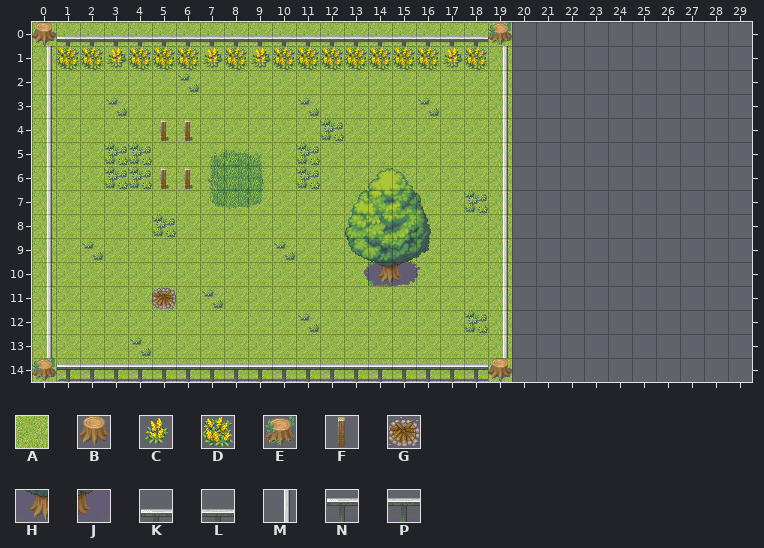
Two states of a Tiled map, maps/mapa.tmx. This is how it looked before the edit.
Cells are 32x32 px. Shown: x 0..29, y 0..14. The old version is drawn lined up with the new one.
Key: from "camp": A 8, B 12, C 14, D 15, E 20, F 30, G 38, H 81, J 82, K 90, L 91, M 97, N 106, P 107.
_ is an empty cell, # one hidden under a higher layer.
Layers that did not change in this view are not listed.
Layer "Suelo" before, first column x 0:
 0 ####################__________
 1 ####################__________
 2 ######A#############__________
 3 ###A#######A####A###__________
 4 ############A#######__________
 5 ###AA##AAA#A########__________
 6 ###AA##A#A#A########__________
 7 #######AAA########A#__________
 8 #####A##############__________
 9 ##A#######A#########__________
10 ####################__________
11 #######A############__________
12 ###########A######A#__________
13 ####A###############__________
14 ####################__________
Layer "Solido" before, first column x 0:
 0 BKLLLLLLLLLLLLLLLLLE__________
 1 MDDCDDDCDCDDDDDDDCDM__________
 2 M__________________M__________
 3 M__________________M__________
 4 M____FF____________M__________
 5 M__________________M__________
 6 M____FF____________M__________
 7 M__________________M__________
 8 M__________________M__________
 9 M__________________M__________
10 M_____________HJ___M__________
11 M____G_____________M__________
12 M__________________M__________
13 M__________________M__________
14 ENPPPPPPPPPPPPPPPPPB__________
The result:
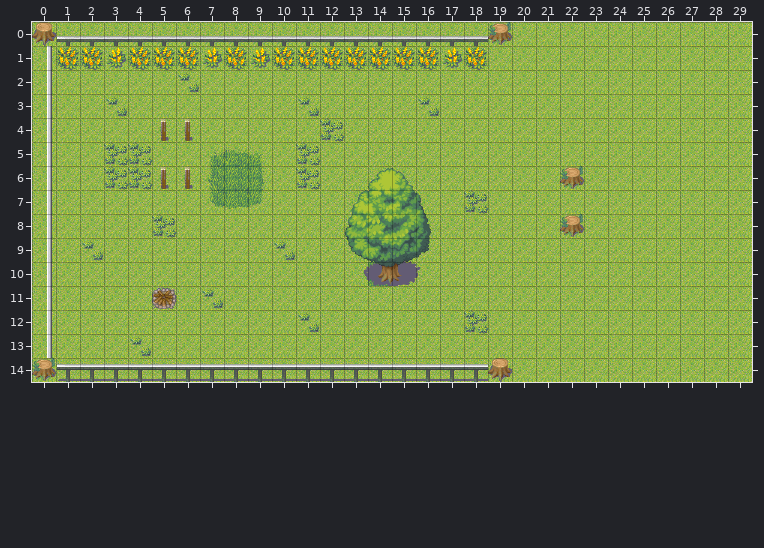
Changes in this commit:
Changed rows in their new state; . is an unchanged cell.
map size 20x15 -> 30x15 cells
Layer "Suelo":
first column x 20:
 0 AAAAAAAAAA
 1 AAAAAAAAAA
 2 AAAAAAAAAA
 3 AAAAAAAAAA
 4 AAAAAAAAAA
 5 AAAAAAAAAA
 6 AAAAAAAAAA
 7 AAAAAAAAAA
 8 AAAAAAAAAA
 9 AAAAAAAAAA
10 AAAAAAAAAA
11 AAAAAAAAAA
12 AAAAAAAAAA
13 AAAAAAAAAA
14 AAAAAAAAAA
Layer "Solido":
first column x 19:
 1 _...
 2 _...
 3 _...
 4 _...
 5 _...
 6 _..E
 7 _...
 8 _..E
 9 _...
10 _...
11 _...
12 _...
13 _...
